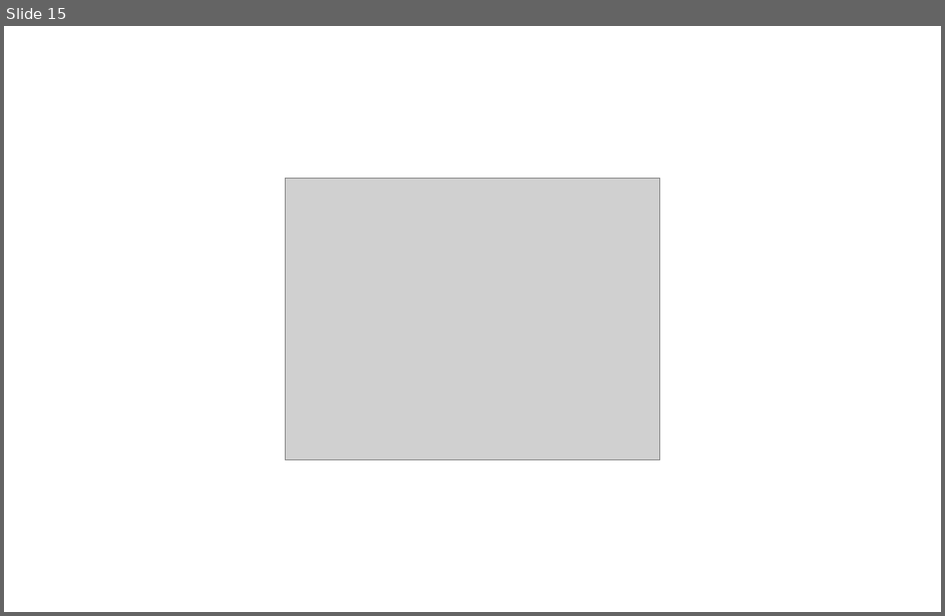
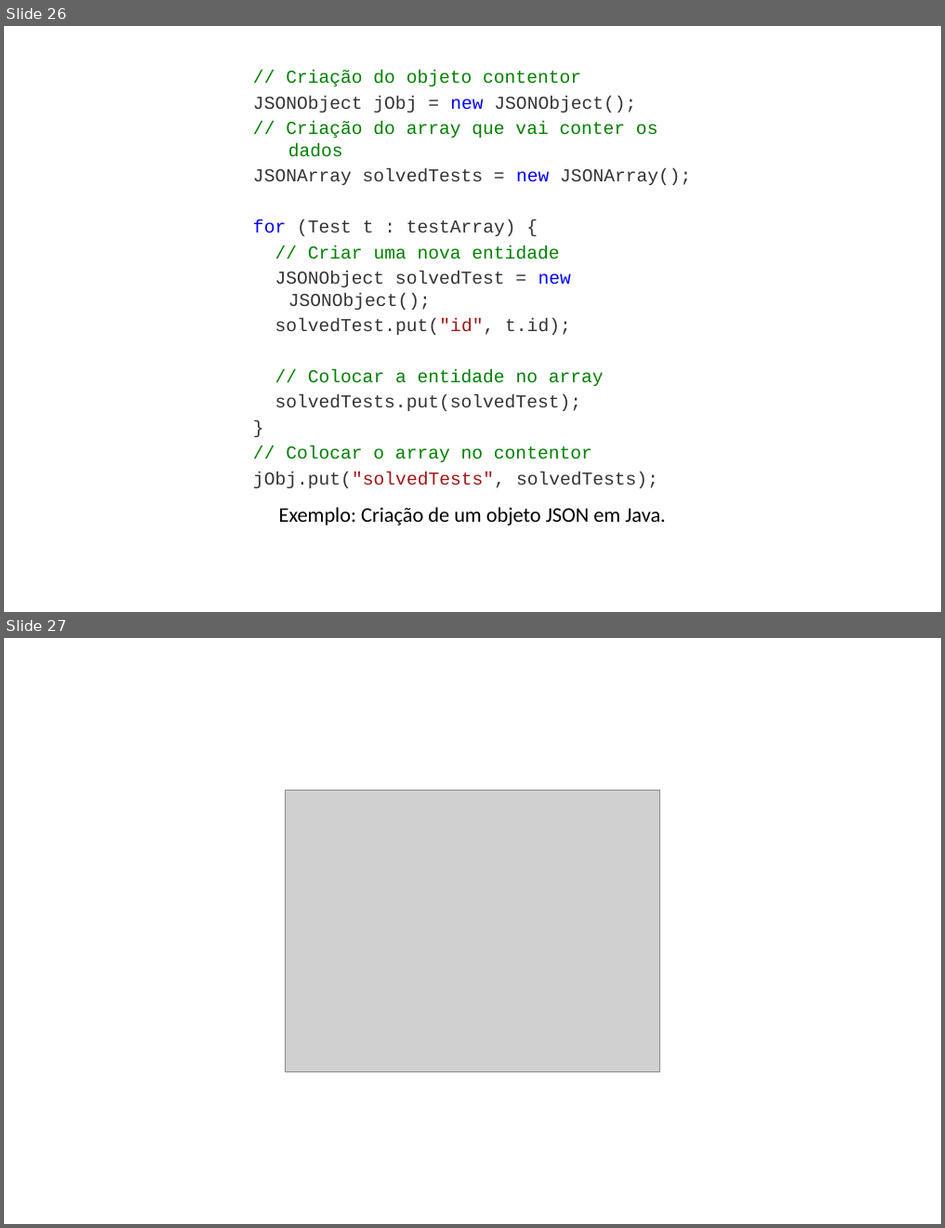
Before and after one commit to iptomar/letrinhas_si, a slide deck: Apresentacoes/v01.pptx. Shown one above the other, each under a label of ours: slide 15 before the commit, slides 26 and 27 after it. The pictures are 945x616 and 945x1228 pixels, drawn with LibreOffice and Linux fonts; fonts in the diff are those of the drawing; grey boxes stand for pictures; background and template pictures are left out. Boxes give left, top, right and bottom in pixels: in the first picture for what was removed or moved away, otherwise in the second. Text is boxed around its words. In the diff, an @@ line names an element or a change of style, - is before the commit and + after.

Commit message:
Adição de exemplos da API Android para parsing de JSON e execução de HTTP requests para o servidor.

```diff
--- a/Apresentacoes/v01.pptx
+++ b/Apresentacoes/v01.pptx
@@ slide 26 added at [4, 26, 941, 612], background #FFFFFF @@
@@ text added at [253, 71, 691, 462], 14 pt, text #333333 @@
+// Criação do objeto contentor
+JSONObject jObj = new JSONObject();
+// Criação do array que vai conter os dados
+JSONArray solvedTests = new JSONArray();
+for (Test t : testArray) {
+// Criar uma nova entidade
+JSONObject solvedTest = new JSONObject();
+solvedTest.put("id", t.id);
+// Colocar a entidade no array
+solvedTests.put(solvedTest);
+}
+// Colocar o array no contentor
+jObj.put("solvedTests", solvedTests);
@@ text added at [279, 507, 666, 525], 16 pt, text #000000 @@
+Exemplo: Criação de um objeto JSON em Java.
@@ what was slide 15 is now slide 27 @@
```
Also in this commit, not shown: 3 slides changed, 13 other slides added, 1 slide removed.
